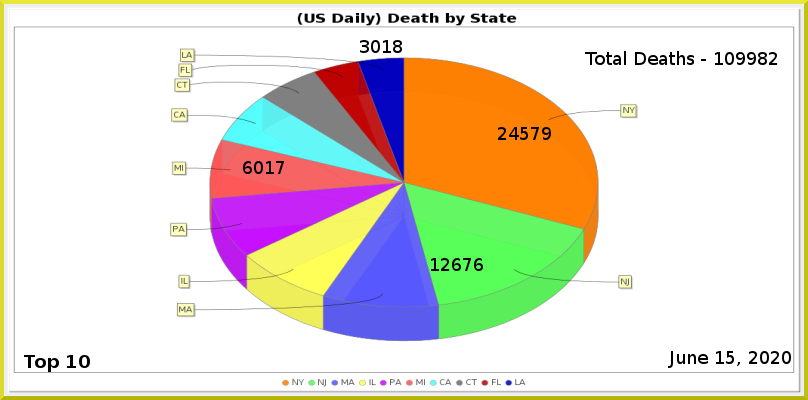
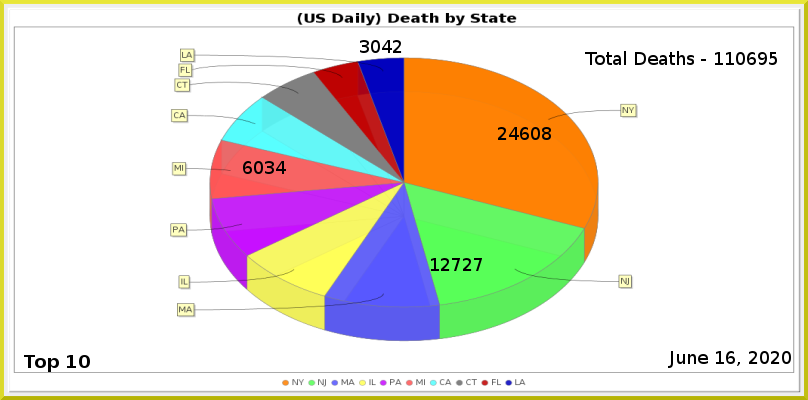
Two versions of the same layered image (808px x 400px). Layer-by-layer changes:
painted on "Least" over [382, 40, 402, 53]
painted on "MI" over [265, 161, 286, 174]
painted on "NJ" over [452, 258, 483, 271]
painted on "NY" over [520, 127, 551, 140]
renamed "Total Deaths - 109982" to "Total Deaths - 110695", painted on it over [725, 52, 778, 65]
painted on "Current Date" over [726, 351, 735, 364]
painted on "Death_by_State.png" over [170, 49, 638, 342]
